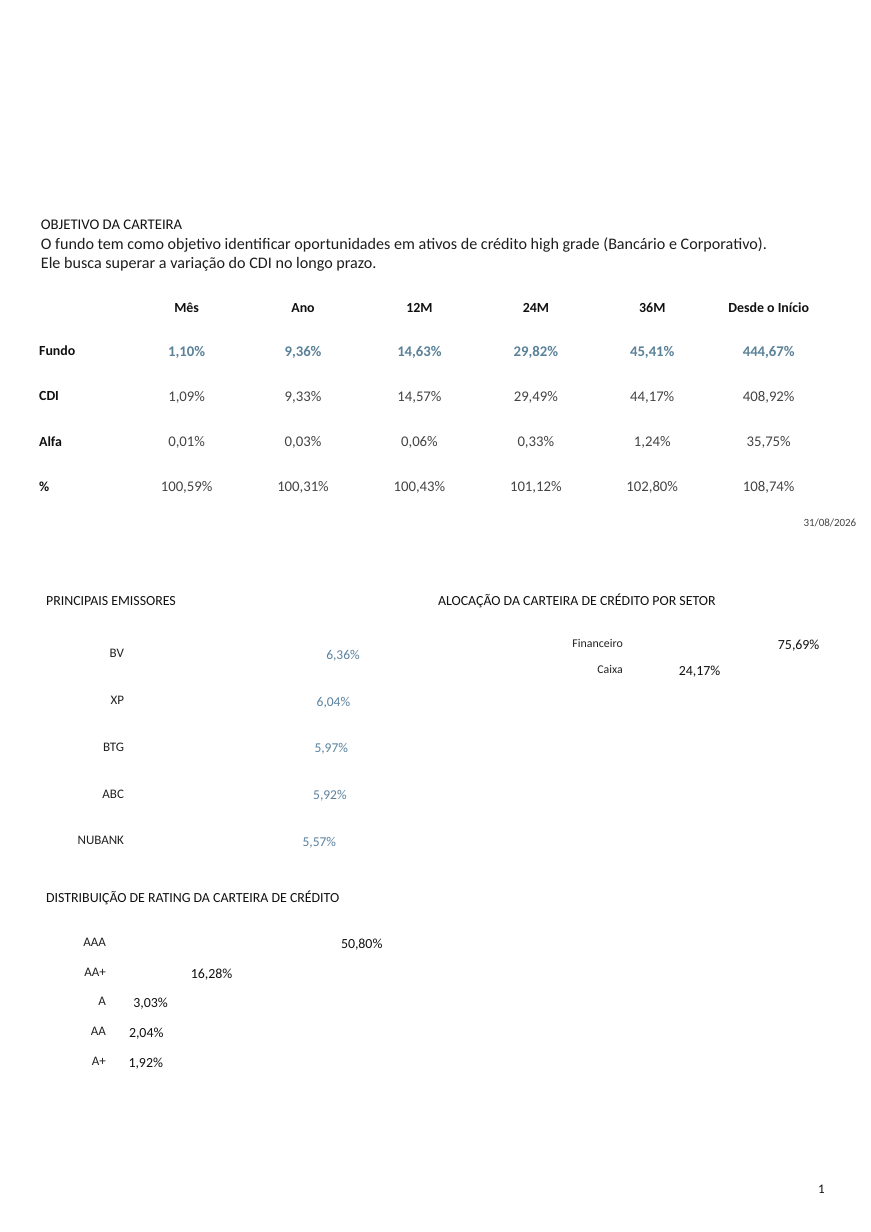
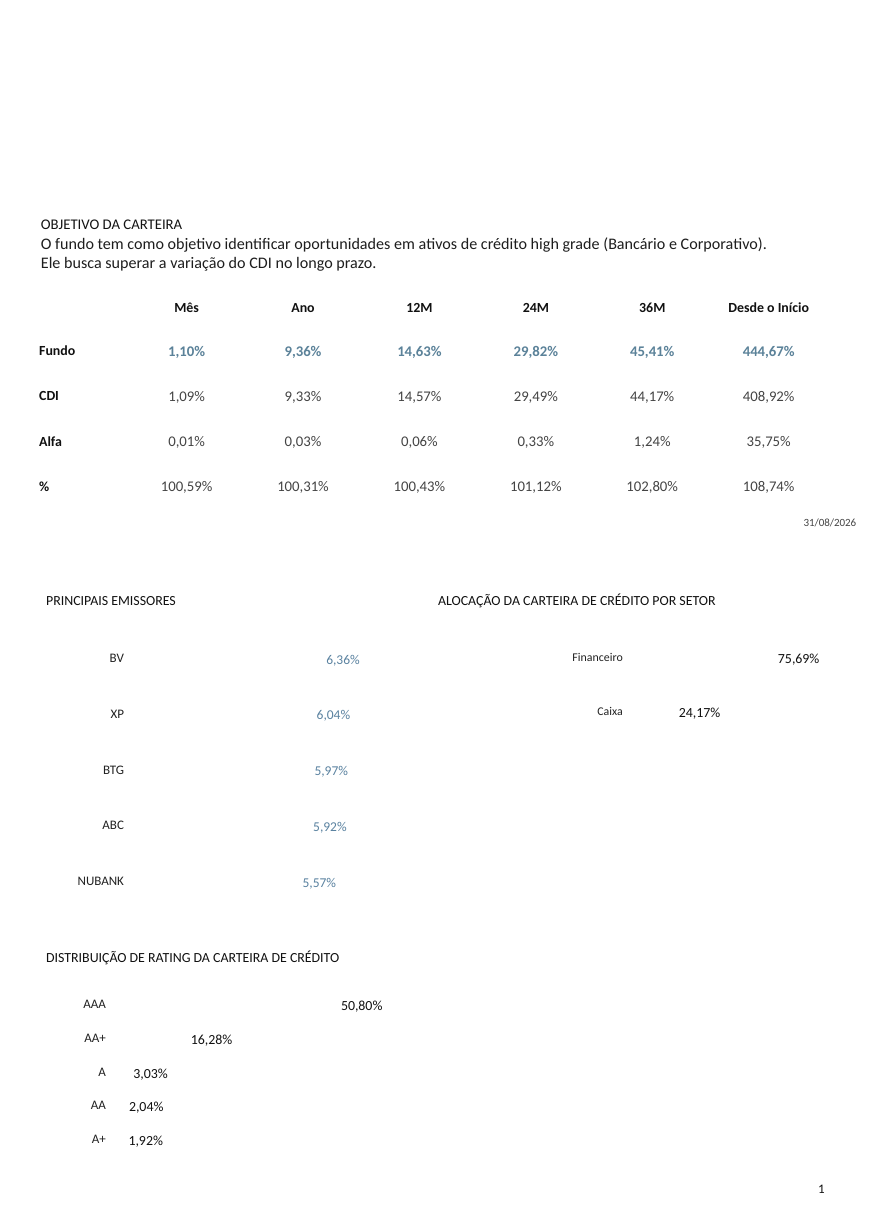
Before and after one commit to orenanchaves/Tivio-teste, a slide deck: slide 1 of AutomaTivio/saida/2026-08/pptx/Tivio Banks - Relatório de Gestão - Agosto 2026.pptx. Drawn at 871x1232 pixels with LibreOffice and Linux fonts; fonts in the diff are those of the drawing; background and template pictures are left out. Boxes give left, top, right and bottom in pixels: in the first picture for what was removed or moved away, otherwise in the second. Text is boxed around its words. In the diff, an @@ line names an element or a change of style, - is before the commit and + after.

```diff
--- a/AutomaTivio/saida/2026-08/pptx/Tivio Banks - Relatório de Gestão - Agosto 2026.pptx
+++ b/AutomaTivio/saida/2026-08/pptx/Tivio Banks - Relatório de Gestão - Agosto 2026.pptx
@@ text "BV": place and size @@
-text "BV" at [110, 648, 124, 657]
+text "BV" at [110, 653, 124, 662]
@@ text "6,36%": place and size @@
-text "6,36%" at [326, 650, 359, 661]
+text "6,36%" at [326, 655, 359, 666]
@@ 4 texts: place and size @@
-4 texts at [111, 639, 819, 708]
+4 texts at [111, 653, 819, 721]
@@ text "Caixa": place and size @@
-text "Caixa" at [597, 665, 622, 673]
+text "Caixa" at [597, 707, 622, 715]
@@ text "24,17%": place and size @@
-text "24,17%" at [679, 665, 720, 677]
+text "24,17%" at [679, 707, 720, 719]
@@ text "BTG": place and size @@
-text "BTG" at [103, 742, 124, 751]
+text "BTG" at [103, 765, 124, 774]
@@ text "5,97%": place and size @@
-text "5,97%" at [315, 743, 348, 754]
+text "5,97%" at [315, 766, 348, 777]
@@ text "ABC": place and size @@
-text "ABC" at [102, 789, 123, 798]
+text "ABC" at [102, 820, 123, 829]
@@ text "5,92%": place and size @@
-text "5,92%" at [313, 790, 346, 801]
+text "5,92%" at [313, 822, 346, 833]
@@ text "NUBANK": place and size @@
-text "NUBANK" at [78, 835, 124, 844]
+text "NUBANK" at [78, 876, 124, 885]
@@ text "5,57%": place and size @@
-text "5,57%" at [303, 837, 336, 848]
+text "5,57%" at [303, 878, 336, 889]
@@ 3 texts: place and size @@
-3 texts at [46, 891, 382, 950]
+3 texts at [46, 951, 382, 1012]
@@ text "AA+": place and size @@
-text "AA+" at [84, 967, 105, 976]
+text "AA+" at [84, 1033, 105, 1042]
@@ text "16,28%": place and size @@
-text "16,28%" at [191, 968, 232, 980]
+text "16,28%" at [191, 1034, 232, 1046]
@@ text "A": place and size @@
-text "A" at [98, 996, 106, 1005]
+text "A" at [98, 1067, 106, 1076]
@@ text "3,03%": place and size @@
-text "3,03%" at [133, 997, 167, 1009]
+text "3,03%" at [133, 1068, 167, 1080]
@@ text "AA": place and size @@
-text "AA" at [91, 1026, 106, 1035]
+text "AA" at [91, 1100, 106, 1109]
@@ text "2,04%": place and size @@
-text "2,04%" at [129, 1027, 163, 1039]
+text "2,04%" at [129, 1101, 163, 1113]
@@ text "A+": place and size @@
-text "A+" at [92, 1056, 106, 1065]
+text "A+" at [92, 1134, 106, 1143]
@@ text "1,92%": place and size @@
-text "1,92%" at [129, 1057, 163, 1069]
+text "1,92%" at [129, 1135, 163, 1147]
```
Also in this commit, not shown: 1 other slide changed, 49 other files.
